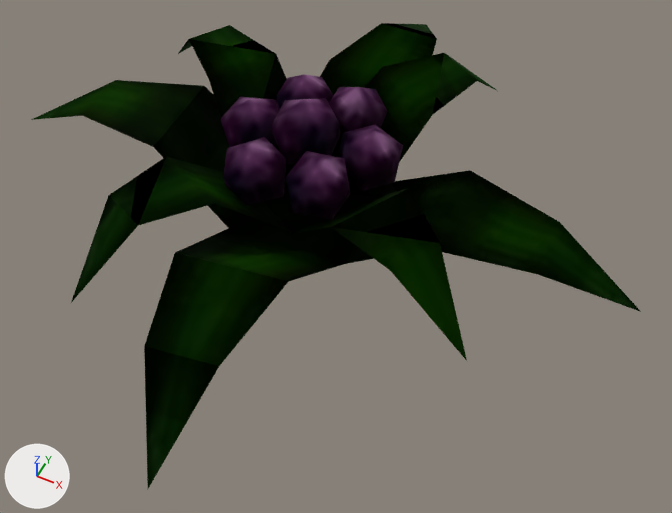
The glTF model assets/models/ITPL_BLUEPLANT.glb: old version first, new version second.
Before and after are seen from a 50 mm camera at (0.465, -0.845, 0.936) aimed at (0.086, -0.088, -0.01). The lights are fixed; the arrows at lower left show +X, +Y and +Z. Vertices at the same position are counted once.
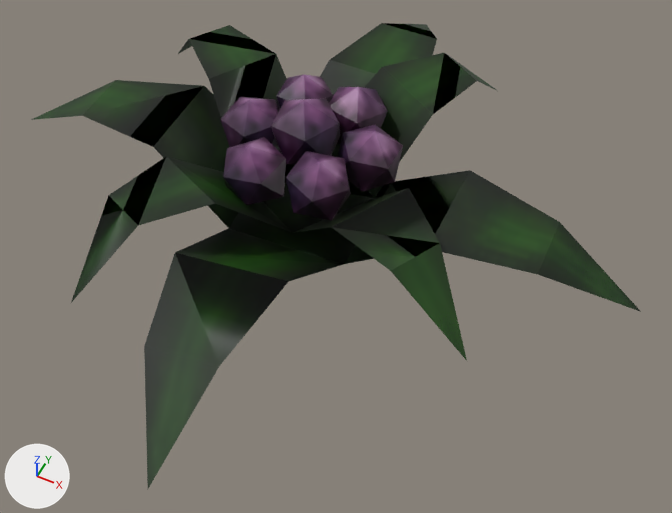
Location of each change, (x1, y1, x2, y2) in pixels of the pictures (672 x 513 px):
'Mesh', surface changed, shading changed
    both: (32, 23, 641, 488)
part 1 of me_mesh, shading changed
    both: (224, 96, 403, 233)
part 2 of me_mesh, shading changed
    both: (144, 254, 219, 366)

The edits, one by one:
Picture 'ItFood' (img_itfood_1) is new.
In material 'ITFOOD' (mat_itfood), metallic goes from 1.0 to 0.0.
In material 'ITFOOD' (mat_itfood), roughness goes from 1.0 to 0.5.
Material 'ITFOOD' (mat_itfood) changes its picture from img_itfood to img_itfood_1.
me_mesh has 132 vertices, 184 faces and spans x -0.461..0.482, y -0.496..0.458, z -0.014..0.165.
me_mesh is used by ob_mesh; location (0.0, 0.0, 0.0).
me_mesh part 1: 8 of the faces centred in x -0.061..0.123, y -0.108..0.107, z 0.013..0.118 are now shaded flat.
me_mesh part 2: 1 of the faces centred in x 0.0, y -0.326, z 0.075 are now shaded flat.
